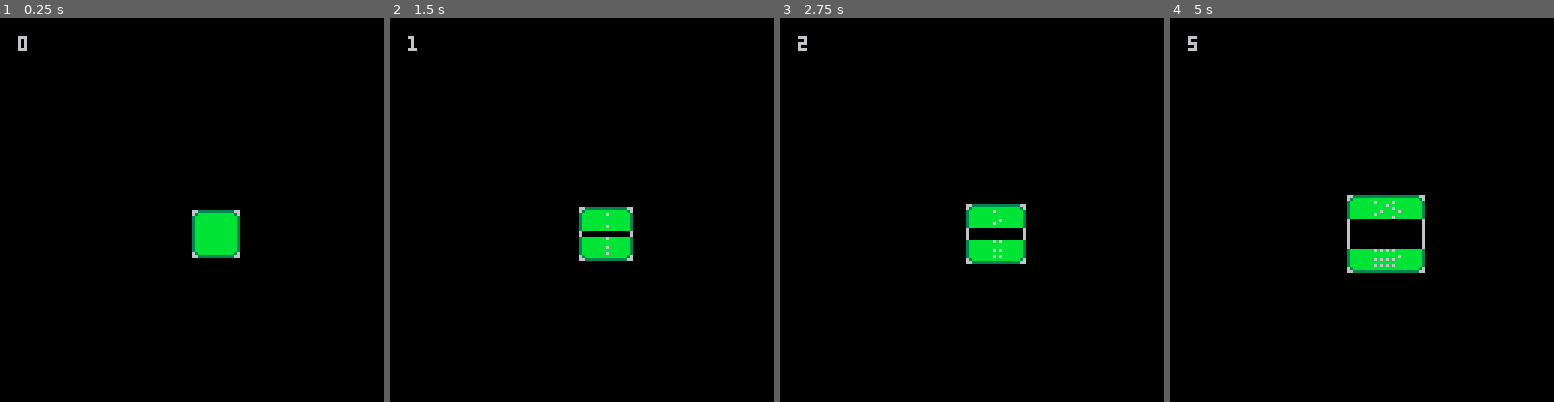
Above: before the commit, frames 1-4 (left to right).
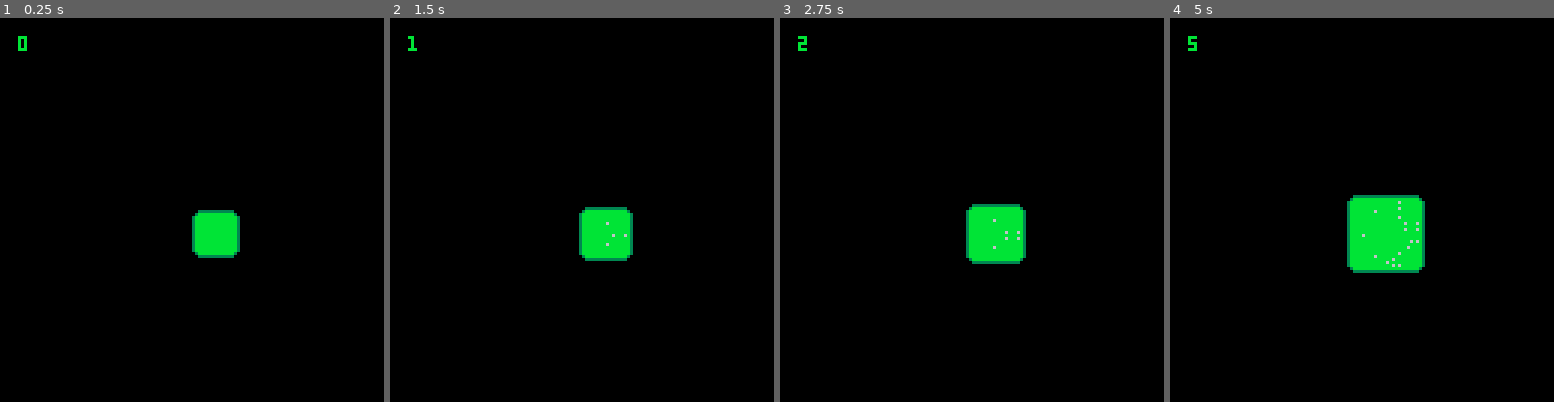
Above: after the commit, the same moments.

Repository: jondkoon/crushed
Game: PICO-8 cartridge crushed_assets.p8
Two runs of this game, one before a commit and one after it. Both use one fixed random seed, a clock stepped at 60 frames per second and the inputs below.
Inputs:
- Up to frame 1 (0.25 s): no input
- Up to frame 2 (1.5 s): no input
- Up to frame 3 (2.75 s): no input
- Up to frame 4 (5 s): no input

The runs differ from the first frame. In frame 1, 0.1% of the frame differs, in the area x 4-63%, y 4-63%; in frame 2, 0.4%; in frame 3, 0.7%; in frame 4, 1.9%, in the area x 4-67%, y 4-67%.

Commit message:
Get all sides expanding and center filling in

Diff:
--- a/crushed_assets.p8
+++ b/crushed_assets.p8
@@ -18,12 +18,23 @@
 	grow_delta = 2,
 	grown_x = 0,
 	grown_y = 0,
-	available_slivers = {
+	available_x_slivers = {
+		{26, 0}, -- plain
+		{26, 0}, -- plain
 		{26, 0}, -- plain
 		{40, 0}, -- spotted
 		{42, 0},
 		{44, 0},
 		{46, 0}
+	},
+	available_y_slivers = {
+		{64, 6}, -- plain
+		{64, 6}, -- plain
+		{64, 6}, -- plain
+		{56, 0}, -- spotted
+		{56, 2},
+		{56, 4},
+		{56, 6}
 	},
 	slivers = {
 		top = {},
@@ -39,7 +50,7 @@
 	end,
 	draw = function(self)
 		-- bounding box
-		rect(self.x, self.y, self.x + self.width - 1, self.y + self.height - 1)
+		-- rect(self.x, self.y, self.x + self.width - 1, self.y + self.height - 1, 7)
 
 		-- corners
 		-- top left
@@ -58,14 +69,29 @@
 			end
 		end
 
+		-- center area
+		local center_x0 = self.x+self.corner_sprite_size
+		local center_y0 = self.y+self.corner_sprite_size
+		local center_x1 = center_x0 + self.width - (self.corner_sprite_size * 2)
+		local center_y1 = center_y0 + self.height - (self.corner_sprite_size * 2)
+		rectfill(center_x0, center_y0, center_x1, center_y1, 11)
+
 		print(self.grown_x, 6, 6)
 	end,
-	get_random_sliver = function(self)
-		local random_sliver_index = flr(rnd(#self.available_slivers)) + 1
-		return self.available_slivers[random_sliver_index]
+	get_random_x_sliver = function(self)
+		local random_sliver_index = flr(rnd(#self.available_x_slivers)) + 1
+		return self.available_x_slivers[random_sliver_index]
 	end,
-	make_sliver = function(self, collection)
-		add(collection, self:get_random_sliver())
+	get_random_y_sliver = function(self)
+		local random_sliver_index = flr(rnd(#self.available_y_slivers)) + 1
+		return self.available_y_slivers[random_sliver_index]
+	end,
+	make_sliver = function(self, key)
+		if (key == "top" or key == "bottom") then
+			add(self.slivers[key], self:get_random_x_sliver())
+		elseif (key == "right" or key == "left") then
+			add(self.slivers[key], self:get_random_y_sliver())
+		end
 	end,
 	draw_sliver = function(self, key, i, sliver)
 		local spr_x = sliver[1]
@@ -83,8 +109,15 @@
 		end
 
 		if (key == "left") then
-			local x = self:get_sliver_x_pos(i)
-			sspr(spr_x, spr_y, 2, 8, x, self.y, 2, 8)
+			local x = self.x
+			local y = self.y + self.corner_sprite_size + (self.grow_delta * (i - 1))
+			sspr(spr_x, spr_y, 8, 2, x, y, 8, 2)
+		end
+
+		if (key == "right") then
+			local x = self.x + self.width - 8
+			local y = self.y + self.corner_sprite_size + (self.grow_delta * (i - 1))
+			sspr(spr_x, spr_y, 8, 2, x, y, 8, 2, true, false)
 		end
 	end,
 	get_sliver_x_pos = function(self, i)
@@ -101,10 +134,10 @@
 		self.grown_x += 1
 		self.grown_y += 1
 
-		self:make_sliver(self.slivers.top)
-		self:make_sliver(self.slivers.right)
-		self:make_sliver(self.slivers.bottom)
-		self:make_sliver(self.slivers.left)
+		self:make_sliver("top")
+		self:make_sliver("right")
+		self:make_sliver("bottom")
+		self:make_sliver("left")
 	end
 }
 
@@ -117,11 +150,11 @@
 	platform:draw()
 end
 __gfx__
-00000000000003333333333300333333000333333333333333333333000000000000000000000000000000000000000000000000000000000000000000000000
-0000000000003bbbbbbbbbbb03bbbbbb003bbbbbbbbbbbbbbbbbbbbb000000000000000000000000000000000000000000000000000000000000000000000000
-007007000003bbbbbb7bbbbb3bbbbbbb03bbbbbbb6bbbbb6b7bbbbbb000000000000000000000000000000000000000000000000000000000000000000000000
-00077000003bbbbbbbbbbb7b3bbbbbbb3bbbbbbbbbbbb6bbbbbbb7bb000000000000000000000000000000000000000000000000000000000000000000000000
-0007700003bbbbbbbb7bbbbb3bbbbbbb3bbbbbbbb6bbbbbbb7bbbbbb000000000000000000000000000000000000000000000000000000000000000000000000
-007007003bbbbbbbbb7bbb7b3bbbbbbb3bbbbbbbbbb6bbbbb7bbb7bb000000000000000000000000000000000000000000000000000000000000000000000000
-000000003bbbbbbbbbbbbb7b3bbbbbbb3bbbbbbbbbbbbbb6bbbbb7bb000000000000000000000000000000000000000000000000000000000000000000000000
-000000003bbbbbbbbbbbbbbb3bbbbbbb3bbbbbbbb6bbbbbbbbbbbbbb000000000000000000000000000000000000000000000000000000000000000000000000
+000000000000033333333333003333330003333333333333333333333bbbbbbb3bbbbbbb00000000000000000000000000000000000000000000000000000000
+0000000000003bbbbbbbbbbb03bbbbbb003bbbbbbbbbbbbbbbbbbbbb3b6b6bb63bbbbbbb00000000000000000000000000000000000000000000000000000000
+007007000003bbbbbb7bbbbb3bbbbbbb03bbbbbbb6bbbbb6b7bbbbbb3bbbbbbb3bbbbbbb00000000000000000000000000000000000000000000000000000000
+00077000003bbbbbbbbbbb7b3bbbbbbb3bbbbbbbbbbbb6bbbbbbb7bb3bbbb6bb3bbbbbbb00000000000000000000000000000000000000000000000000000000
+0007700003bbbbbbbb7bbbbb3bbbbbbb3bbbbbbbb6bbbbbbb7bbbbbb3bbbbbbb3bbbbbbb00000000000000000000000000000000000000000000000000000000
+007007003bbbbbbbbb7bbb7b3bbbbbbb3bbbbbbbbbb6bbbbb7bbb7bb3bb6bbbb3bbbbbbb00000000000000000000000000000000000000000000000000000000
+000000003bbbbbbbbbbbbb7b3bbbbbbb3bbbbbbbbbbbbbb6bbbbb7bb3bbbbbbb3bbbbbbb00000000000000000000000000000000000000000000000000000000
+000000003bbbbbbbbbbbbbbb3bbbbbbb3bbbbbbbb6bbbbbbbbbbbbbb3b6bbb6b3bbbbbbb00000000000000000000000000000000000000000000000000000000
